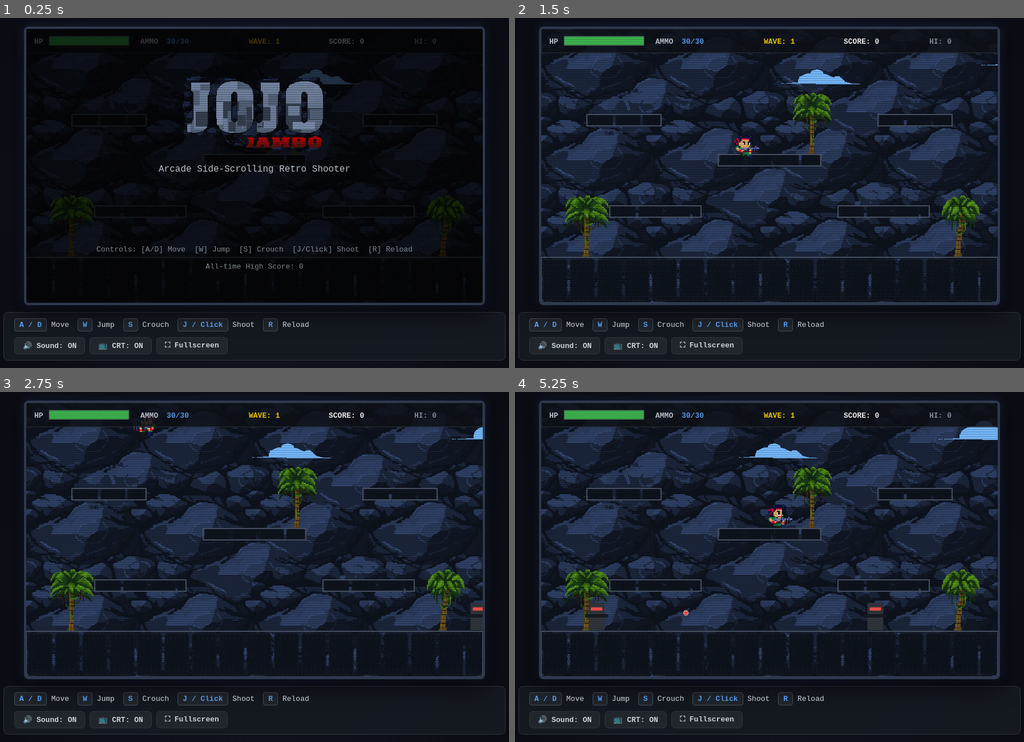
Above: before the commit, frames 1-4 (two rows, left to right).
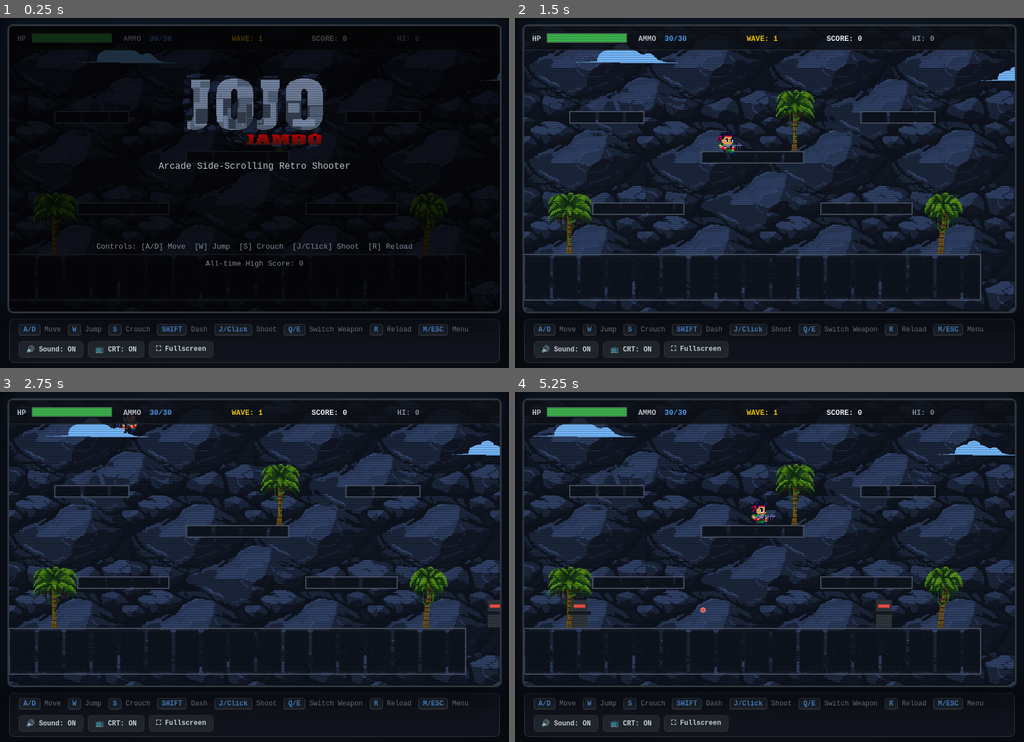
Above: after the commit, the same moments.

Repository: precidoboss/bestgame
Game: browser game, page index.html
Same seed, same stepped clock (60 frames per second), same inputs: the game is played once before the commit and once after it.
Inputs (mouse positions are in pixels of both pictures, inside the frame that each line leads up to; where the layout moved, square brackets give the same spot in the first picture):
- Up to frame 1 (0.25 s): no input
- Up to frame 2 (1.5 s): tap Space at 0.27, 1.1 s; hold Right from 1.03 s (still down); click (769, 196) [769, 193] at 1.07 s
- Up to frame 3 (2.75 s): release Right at 1.53 s; hold Down 1.58-1.85 s; tap Space at 1.6, 2.1, 2.6 s; click (157, 514) [162, 511] at 1.67 s; hold Left 1.9-2.47 s; click (351, 500) [346, 497] at 2.27 s; hold Up from 2.52 s (still down)
- Up to frame 4 (5.25 s): release Up at 2.82 s; click (840, 598) [835, 595] at 2.87 s; hold Right 2.87-3.53 s; tap Space every 0.5 s from 3.1 to 5.1 s; click (647, 612) [657, 609] at 3.47 s; hold Up 3.58-3.82 s; hold Left 3.87-4.3 s; click (769, 486) [769, 483] at 4.07 s; hold Down 4.35-4.68 s; click (917, 556) [906, 553] at 4.67 s; hold Right 4.73-5.23 s

The runs differ from the first frame. In frame 1, 9.5% of the frame differs, in the area x 0-100%, y 1-99%; in frame 2, 27%; in frame 3, 27%; in frame 4, 28%.

Commit message:
Update UI container, HUD, and mobile controls for open world

Diff:
--- a/index.html
+++ b/index.html
@@ -3,7 +3,7 @@
 <head>
   <meta charset="UTF-8">
   <meta name="viewport" content="width=device-width, initial-scale=1.0, user-scalable=no">
-  <title>JOHN: ROGUE COMMANDO - Retro Arcade Shooter</title>
+  <title>JOHN: ROGUE COMMANDO - Open World Cyber Shooter</title>
   <style>
     * {
       box-sizing: border-box;
@@ -14,8 +14,8 @@
     }
 
     body {
-      background: radial-gradient(circle at center, #141724 0%, #08090e 100%);
-      color: #e0e6ed;
+      background: radial-gradient(circle at center, #0f141f 0%, #05070a 100%);
+      color: #e6edf3;
       font-family: 'Courier New', Courier, monospace;
       min-height: 100vh;
       display: flex;
@@ -26,12 +26,12 @@
       padding: 10px;
     }
 
-    .game-wrapper {
+    .game-container {
       position: relative;
       background: #000;
-      border: 4px solid #2e384d;
-      border-radius: 8px;
-      box-shadow: 0 10px 40px rgba(0, 0, 0, 0.8), 0 0 20px rgba(78, 140, 255, 0.2);
+      border: 3px solid #30363d;
+      border-radius: 10px;
+      box-shadow: 0 16px 50px rgba(0, 0, 0, 0.9), 0 0 35px rgba(88, 166, 255, 0.2);
       overflow: hidden;
       max-width: 100%;
     }
@@ -44,7 +44,7 @@
       cursor: crosshair;
     }
 
-    /* CRT Scanline & Glow Overlay */
+    /* CRT Scanline & Color Aberration Effect */
     .crt-overlay {
       pointer-events: none;
       position: absolute;
@@ -54,7 +54,7 @@
       height: 100%;
       background: linear-gradient(
         rgba(18, 16, 16, 0) 50%,
-        rgba(0, 0, 0, 0.25) 50%
+        rgba(0, 0, 0, 0.28) 50%
       ), linear-gradient(
         90deg,
         rgba(255, 0, 0, 0.03),
@@ -62,7 +62,7 @@
         rgba(0, 0, 255, 0.03)
       );
       background-size: 100% 4px, 6px 100%;
-      opacity: 0.6;
+      opacity: 0.65;
       transition: opacity 0.3s;
     }
 
@@ -70,26 +70,29 @@
       display: none;
     }
 
+    /* Control Dashboard & Status Bar */
     .dashboard {
       width: 100%;
-      max-width: 880px;
-      margin-top: 12px;
+      max-width: 860px;
+      margin-top: 10px;
       display: flex;
       justify-content: space-between;
       align-items: center;
       flex-wrap: wrap;
       gap: 10px;
-      background: rgba(22, 27, 34, 0.85);
+      background: rgba(18, 22, 30, 0.9);
       border: 1px solid #30363d;
       border-radius: 8px;
-      padding: 10px 18px;
-      font-size: 13px;
+      padding: 8px 16px;
+      font-size: 12px;
+      color: #8b949e;
     }
 
     .controls-panel {
       display: flex;
-      gap: 15px;
+      gap: 12px;
       flex-wrap: wrap;
+      align-items: center;
     }
 
     .badge {
@@ -97,7 +100,7 @@
       background: #21262d;
       border: 1px solid #484f58;
       color: #58a6ff;
-      padding: 3px 8px;
+      padding: 2px 7px;
       border-radius: 4px;
       font-weight: bold;
     }
@@ -111,11 +114,11 @@
       background: #21262d;
       border: 1px solid #30363d;
       color: #c9d1d9;
-      padding: 6px 14px;
+      padding: 6px 12px;
       border-radius: 6px;
       cursor: pointer;
       font-family: inherit;
-      font-size: 13px;
+      font-size: 12px;
       font-weight: 600;
       transition: all 0.15s ease;
     }
@@ -134,7 +137,7 @@
     .mobile-controls {
       display: none;
       width: 100%;
-      max-width: 880px;
+      max-width: 860px;
       margin-top: 10px;
       justify-content: space-between;
       touch-action: none;
@@ -149,16 +152,17 @@
     .dpad, .action-btns {
       display: flex;
       gap: 8px;
+      align-items: center;
     }
 
     .touch-btn {
-      width: 58px;
-      height: 58px;
-      background: rgba(48, 54, 61, 0.7);
+      width: 54px;
+      height: 54px;
+      background: rgba(33, 38, 45, 0.85);
       border: 2px solid #58a6ff;
       border-radius: 50%;
       color: white;
-      font-size: 18px;
+      font-size: 17px;
       font-weight: bold;
       display: flex;
       align-items: center;
@@ -173,18 +177,21 @@
 </head>
 <body>
 
-  <div class="game-wrapper">
-    <canvas id="gameCanvas" width="800" height="480"></canvas>
+  <div class="game-container">
+    <canvas id="gameCanvas" width="860" height="500"></canvas>
     <div id="crtOverlay" class="crt-overlay"></div>
   </div>
 
   <div class="dashboard">
     <div class="controls-panel">
-      <span><span class="badge">A / D</span> Move</span>
+      <span><span class="badge">A/D</span> Move</span>
       <span><span class="badge">W</span> Jump</span>
       <span><span class="badge">S</span> Crouch</span>
-      <span><span class="badge">J / Click</span> Shoot</span>
+      <span><span class="badge">SHIFT</span> Dash</span>
+      <span><span class="badge">J/Click</span> Shoot</span>
+      <span><span class="badge">Q/E</span> Switch Weapon</span>
       <span><span class="badge">R</span> Reload</span>
+      <span><span class="badge">M/ESC</span> Menu</span>
     </div>
     <div class="btn-group">
       <button class="ui-btn" id="btnSound">🔊 Sound: ON</button>
@@ -200,8 +207,10 @@
       <div class="touch-btn" id="touchRight">▶</div>
     </div>
     <div class="action-btns">
+      <div class="touch-btn" id="touchDash" style="border-color:#a371f7;">⚡</div>
+      <div class="touch-btn" id="touchSwitch" style="border-color:#388bfd;">⇄</div>
+      <div class="touch-btn" id="touchJump" style="border-color:#3fb950;">▲</div>
       <div class="touch-btn" id="touchReload" style="border-color:#f0883e;">⟳</div>
-      <div class="touch-btn" id="touchJump" style="border-color:#3fb950;">▲</div>
       <div class="touch-btn" id="touchShoot" style="border-color:#f85149; background:rgba(248,81,73,0.3);">💥</div>
     </div>
   </div>
